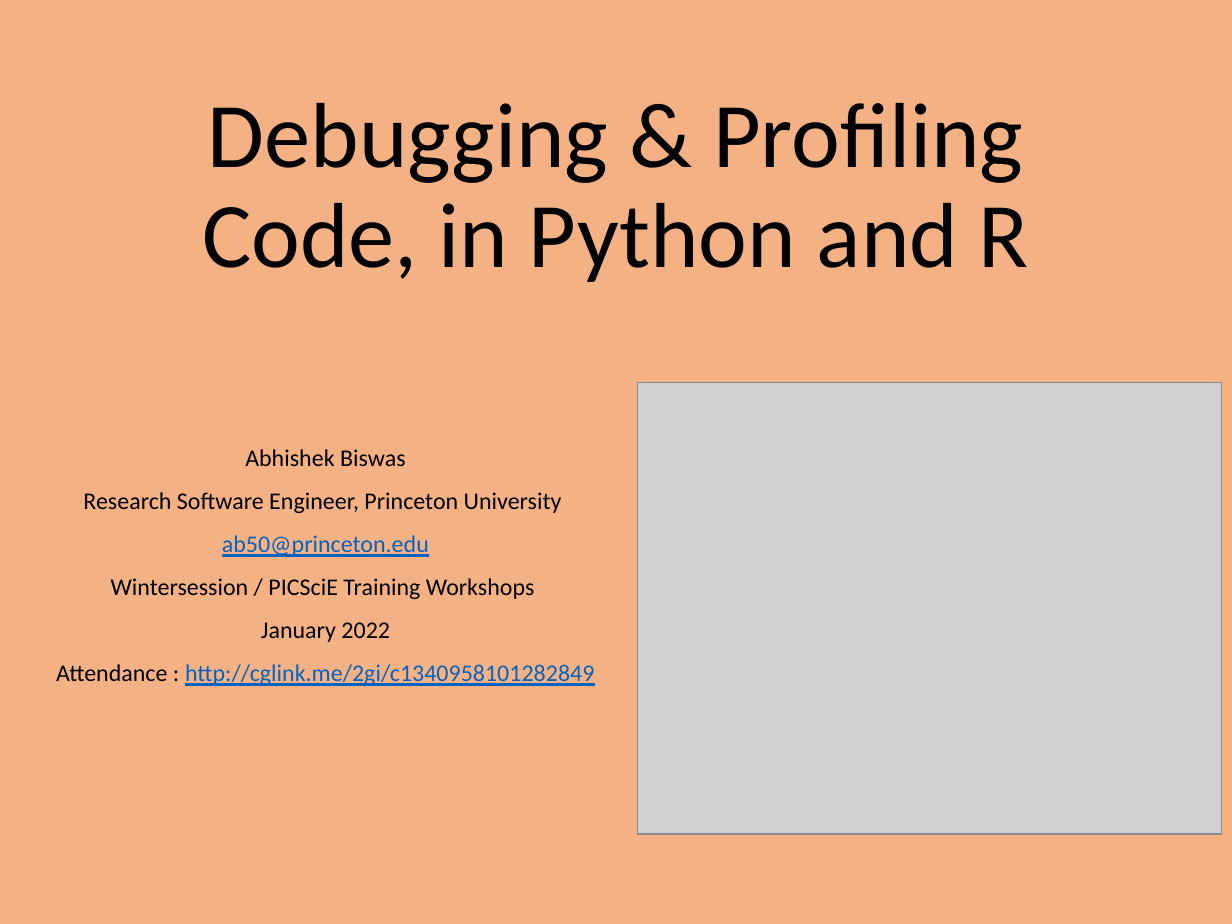
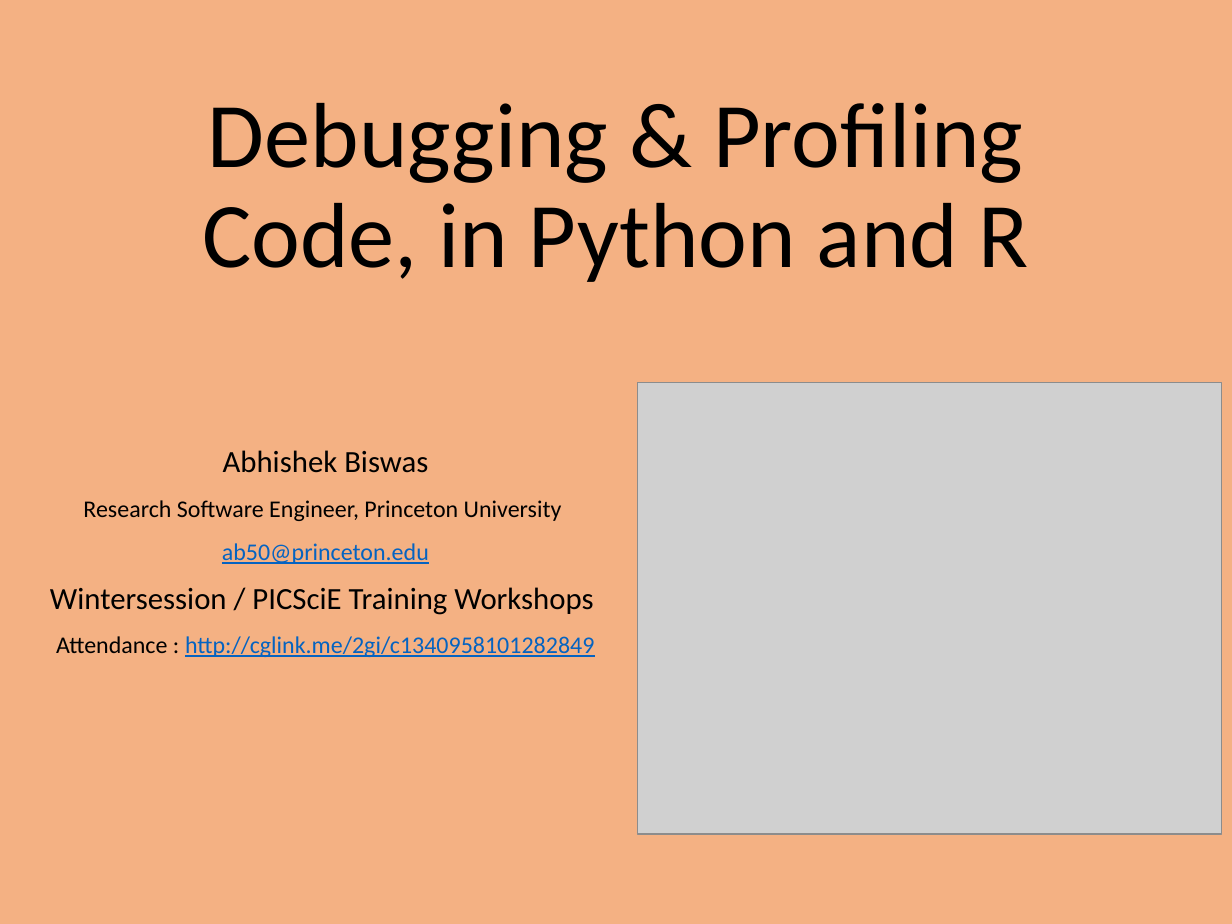
Before and after one commit to PrincetonUniversity/intro_debugging, a slide deck: slide 1 of 01_overview/Introduction_To_Debugging.pptx. Drawn at 1232x924 pixels with LibreOffice and Linux fonts; fonts in the diff are those of the drawing; grey boxes stand for pictures. Boxes give left, top, right and bottom in pixels: in the first picture for what was removed or moved away, otherwise in the second. Text is boxed around its words. In the diff, an @@ line names an element or a change of style, - is before the commit and + after.

```diff
--- a/01_overview/Introduction_To_Debugging.pptx
+++ b/01_overview/Introduction_To_Debugging.pptx
@@ subtitle at [50,450,593,615]: size 14 to 18 pt in "Abhishek Biswas", "Wintersession / PICSciE Training Workshops" @@
@@ subtitle at [261,622,390,642]: paragraph removed @@
-January 2022
```
Also in this commit, not shown: 2 other slides changed, 1 slide added, 8 other files.
